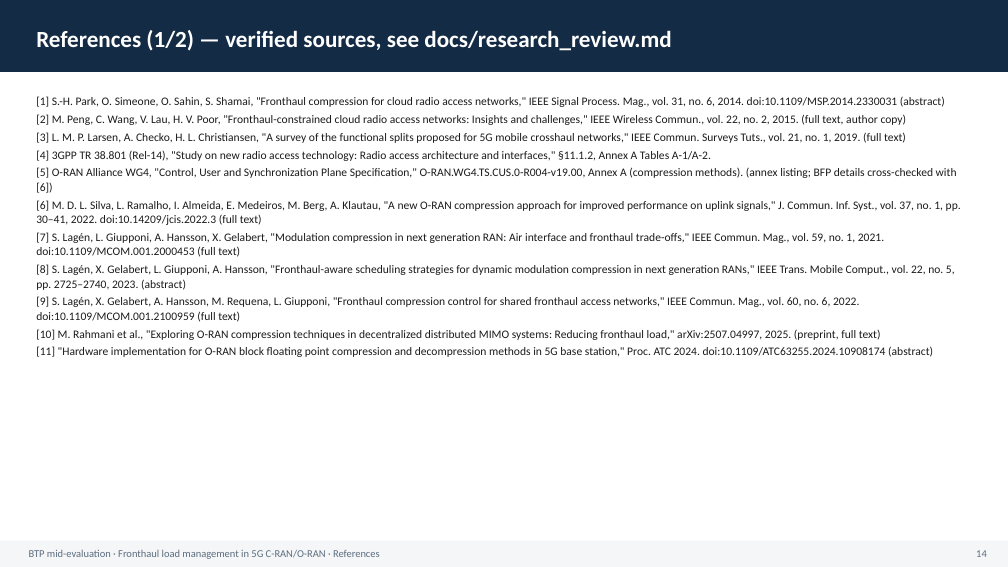
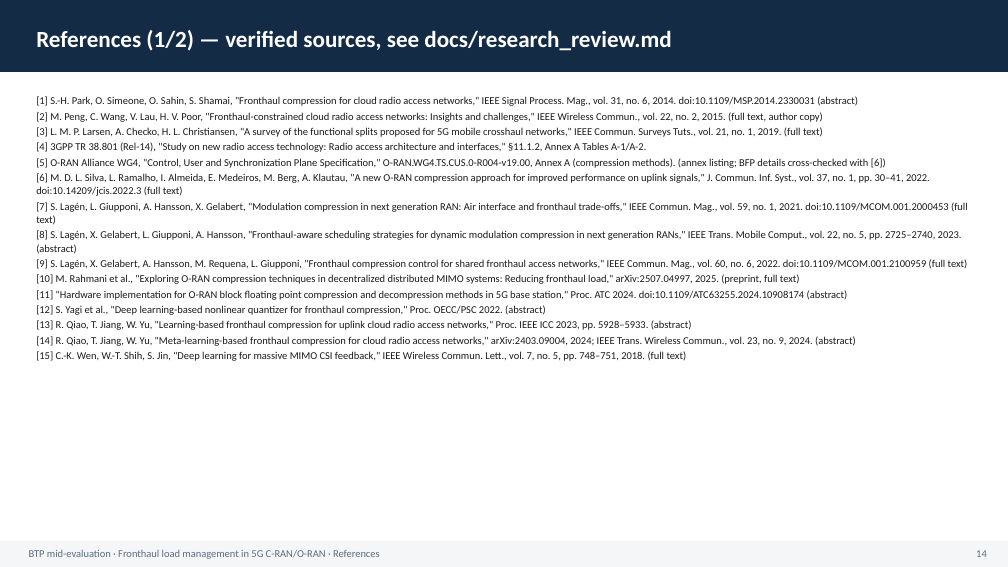
Before and after one commit to Harshvardhan-To1/BTP, a slide deck: slide 14 of docs/mid_evaluation.pptx. Drawn at 1008x567 pixels with LibreOffice and Linux fonts; fonts in the diff are those of the drawing. Boxes give left, top, right and bottom in pixels: in the first picture for what was removed or moved away, otherwise in the second. Text is boxed around its words. In the diff, an @@ line names an element or a change of style, - is before the commit and + after.

```diff
--- a/docs/mid_evaluation.pptx
+++ b/docs/mid_evaluation.pptx
@@ text at [36, 96, 968, 300]: size 11 to 10 pt in "[1] S.-H. Park, O. Simeone, O. Sahin, ...", "[2] M. Peng, C. Wang, V. Lau, ...", "[3] L. M. P. Larsen, A. Checko, ...", "[4] 3GPP TR 38.801 (Rel-14), "Study on ..." and 7 more places; less space between paragraphs @@
@@ text at [36, 305, 856, 361]: paragraphs added @@
+[12] S. Yagi et al., "Deep learning-based nonlinear quantizer for fronthaul compression," Proc. OECC/PSC 2022. (abstract)
+[13] R. Qiao, T. Jiang, W. Yu, "Learning-based fronthaul compression for uplink cloud radio access networks," Proc. IEEE ICC 2023, pp. 5928–5933. (abstract)
+[14] R. Qiao, T. Jiang, W. Yu, "Meta-learning-based fronthaul compression for cloud radio access networks," arXiv:2403.09004, 2024; IEEE Trans. Wireless Commun., vol. 23, no. 9, 2024. (abstract)
+[15] C.-K. Wen, W.-T. Shih, S. Jin, "Deep learning for massive MIMO CSI feedback," IEEE Wireless Commun. Lett., vol. 7, no. 5, pp. 748–751, 2018. (full text)
```
Also in this commit, not shown: 2 other slides changed, 6 other files.
